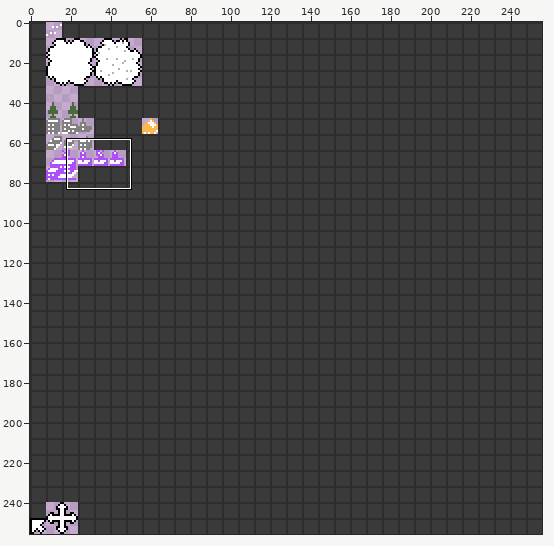
Edited in one commit: sprite sheet (res/texChars.png). Above, an overview of the earlier version with the close-up marked.
Close-up. Before the commit:
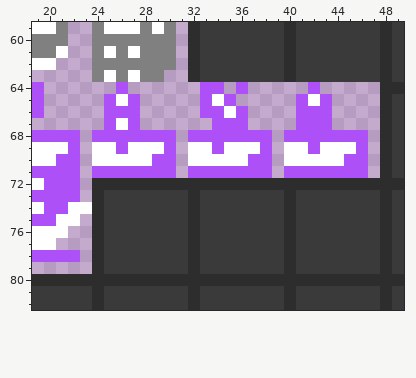
The file is 256x256 pixels. Shown: x 19..49, y 59..82.
The result:
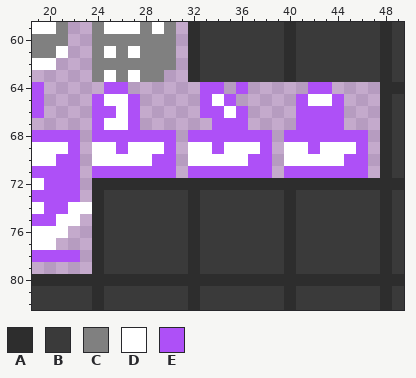
Palette (. is transparent): A #2d2d2d  B #3a3a3a  C #808080  D #ffffff  E #ae50f7
Edits made:
{"y":64,"x":25,"old":".","new":"E"}
{"y":64,"x":43,"old":".","new":"E"}
{"y":65,"x":24,"old":".E","new":"ED"}
{"y":65,"x":43,"old":"E.","new":"DE"}
{"y":66,"x":24,"old":".","new":"E"}
{"y":66,"x":26,"old":"E","new":"D"}
{"y":66,"x":44,"old":".","new":"E"}
{"y":67,"x":24,"old":".E","new":"ED"}
{"y":67,"x":44,"old":".","new":"E"}
{"label":"changed","picture_box":[92,82,128,130]}
{"label":"changed","picture_box":[320,82,344,130]}
